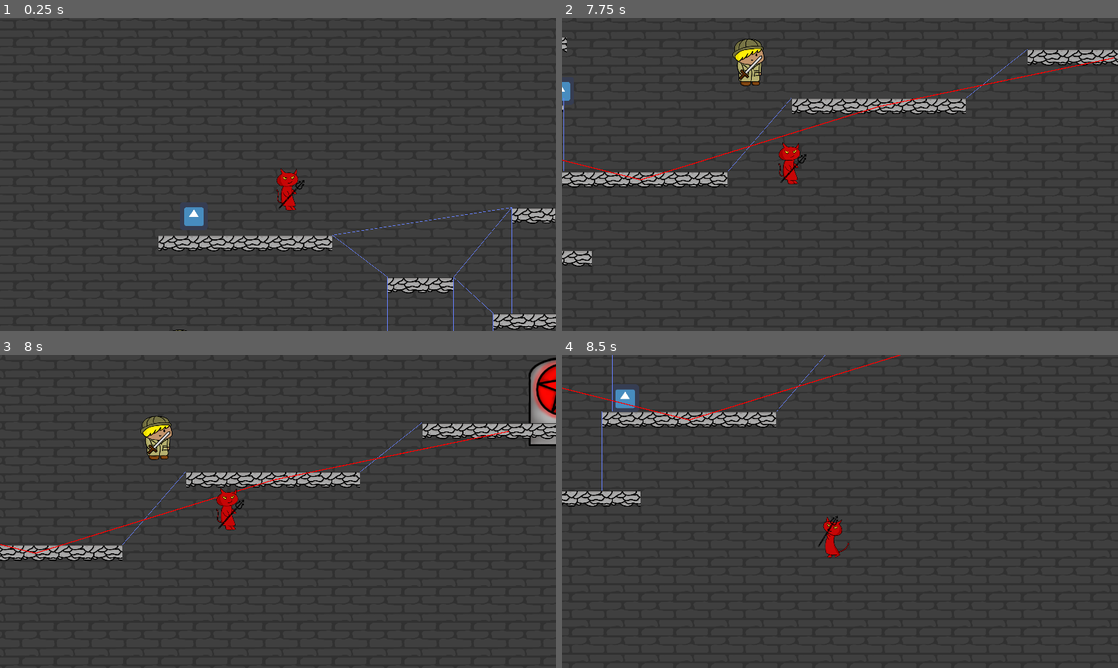
Above: before the commit, frames 1-4 (two rows, left to right).
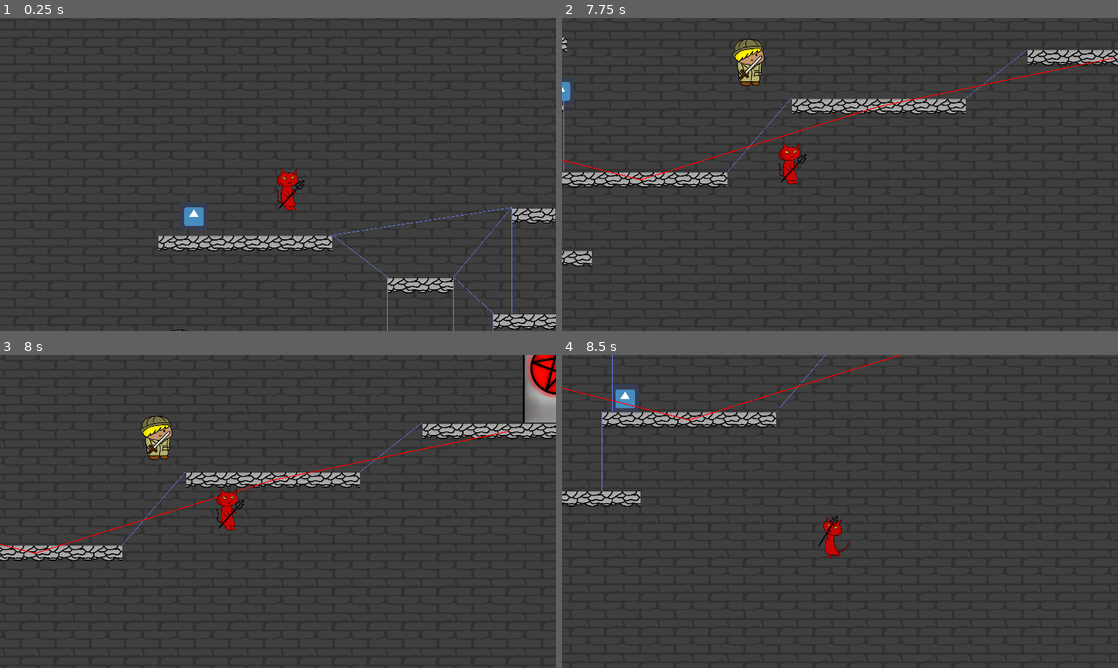
Above: after the commit, the same moments.

Repository: CiaranWoodward/LD48
Game: Godot game, scene res://Levels/TestLevel.tscn
Same seed, same stepped clock (60 frames per second), same inputs: the game is played once before the commit and once after it. The engine's default icon, where the game draws it, is replaced by a stand-in: a white triangle on a blue panel in a dark square.
Inputs (mouse positions are in pixels of both pictures, inside the frame that each line leads up to):
- Up to frame 1 (0.25 s): no input
- Up to frame 2 (7.75 s): move the mouse to (812, 237) at 0.52 s; press the mouse at (812, 237) at 0.53 s; hold D (player_right) 0.53-2.03 s; tap W (player_jump) at 0.77, 1.52, 3.02, 3.77, 4.52, 6.02, 6.77, 7.52 s; move the mouse to (1006, 221) at 1.27 s; release the mouse at (1006, 221) at 1.28 s; right-click (1006, 221) at 1.35 s; move the mouse to (673, 127) at 2.02 s; press the mouse at (673, 127) at 2.03 s; hold Left (player_left) 2.03-4.28 s; move the mouse to (867, 174) at 2.77 s; release the mouse at (867, 174) at 2.78 s; right-click (867, 174) at 2.85 s; move the mouse to (756, 96) at 3.52 s; press the mouse at (756, 96) at 3.53 s; move the mouse to (962, 158) at 4.27 s; release the mouse at (962, 158) at 4.28 s; hold D (player_right) from 4.28 s (still down); right-click (962, 158) at 4.35 s; move the mouse to (728, 190) at 5.02 s; press the mouse at (728, 190) at 5.03 s; move the mouse to (895, 105) at 5.77 s; release the mouse at (895, 105) at 5.78 s; right-click (895, 105) at 5.85 s; move the mouse to (812, 237) at 6.52 s; press the mouse at (812, 237) at 6.53 s; move the mouse to (1006, 221) at 7.27 s; release the mouse at (1006, 221) at 7.28 s; right-click (1006, 221) at 7.35 s
- Up to frame 3 (8 s): keep holding D (player_right)
- Up to frame 4 (8.5 s): move the mouse to (673, 464) at 8.02 s; release D (player_right) at 8.03 s; press the mouse at (673, 464) at 8.03 s; hold Left (player_left) from 8.03 s (still down)

Frames 1-2 are identical in both runs. In frame 3, 1.2% of the frame differs, in the area x 94-100%, y 0-30%; in frame 4, nothing differs.

Commit message:
Add grapple slidyness, only hit each enemy once per swing

Diff:
--- a/Demon/Demon.gd
+++ b/Demon/Demon.gd
@@ -13,6 +13,7 @@
 export var grapple_accel_time = 0.3
 export var max_grapplespeed = 600
 export var grapple_stick_in_dist = 20.0
+export(float, 0.0, 1.0) var grappling_slidyness = 0.5 #higher is more slidy
 
 #attacking
 export var damage = 10.0
@@ -35,6 +36,7 @@
 #attacking state
 var _attack_countdown = 0
 var _recoil_countdown = 0
+var _already_hit = []
 
 # tween vars
 var speed_proportion = 0
@@ -59,6 +61,7 @@
 		return _direction
 
 func _start_attack():
+	_already_hit = []
 	_attack_countdown = attack_ticks
 	myAttackShape.disabled = false
 
@@ -265,7 +268,13 @@
 	var angle = myHand.global_position.angle_to_point(_grapplePoint) -PI/2
 	var kc = move_and_collide(dir * delta * speed_proportion * max_grapplespeed)
 	if is_instance_valid(kc):
-		_end_grapple()
+		var slidedir = dir.slide(kc.normal)
+		if slidedir.length() < (1.0-grappling_slidyness):
+			_end_grapple()
+		else:
+			kc = move_and_collide(slidedir * delta * speed_proportion * max_grapplespeed)
+			if is_instance_valid(kc):
+				_end_grapple()
 	$GrappleChain.global_rotation = angle
 	$GrappleChain.global_position = midpoint
 	$GrappleChain.region_rect.size.y = int(dist)/$GrappleChain.scale.x
@@ -287,10 +296,13 @@
 
 func _on_AttackArea_body_entered(body: Node) -> void:
 	if body.has_method("take_damage"):
+		if body in _already_hit:
+			return
 		var dir = sign($Flipper.scale.x)
 		var pushback = Vector2(dir * 0.5, -0.5) * pushback_amount
 		body.take_damage(damage, pushback)
 		_recoil_countdown = _recoil_countdown - dir * recoil_amount
+		_already_hit.append(body)
 
 func _physics_process(delta: float) -> void:
 	_countdown_attack()
--- a/Levels/TestLevel.tscn
+++ b/Levels/TestLevel.tscn
@@ -14,7 +14,7 @@
 drawNavMesh = true
 
 [node name="Shrine" parent="." instance=ExtResource( 6 )]
-position = Vector2( 2407.76, 390.614 )
+position = Vector2( 2394.29, 341.226 )
 
 [node name="SimplePlatform" parent="." instance=ExtResource( 2 )]
 position = Vector2( 249.018, 246.712 )
